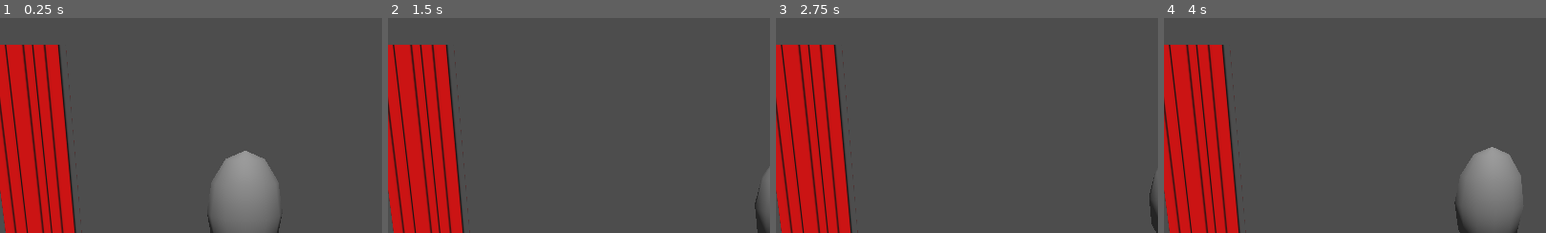
Above: before the commit, frames 1-4 (left to right).
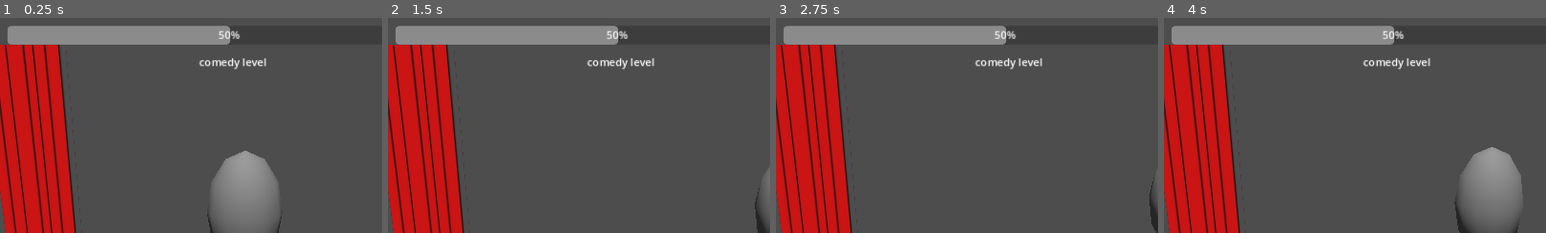
Above: after the commit, the same moments.

Repository: lurppa/barkable
Game: Godot game, scene res://scenes/main.tscn
Two runs of this game, one before a commit and one after it. Both use one fixed random seed, a clock stepped at 60 frames per second and the inputs below.
Inputs (mouse positions are % of the whole screen's width and height, from its top left):
- Up to frame 1 (0.25 s): no input
- Up to frame 2 (1.5 s): tap Enter (ui_accept) at 0.5, 0.77 s; move the mouse to (72, 45) at 0.52 s; hold D (Move Right) 0.53-1.28 s; tap S (Move Front) at 0.6, 1.35 s; move the mouse to (30, 55) at 1.27 s; hold W (Move Back) from 1.28 s (still down)
- Up to frame 3 (2.75 s): tap Enter (ui_accept) at 1.52, 2 s; move the mouse to (60, 28) at 2.02 s; release W (Move Back) at 2.03 s; hold D (Move Right) from 2.03 s (still down); tap S (Move Front) at 2.1 s
- Up to frame 4 (4 s): tap Enter (ui_accept) at 2.75, 3.02, 3.5, 3.77 s; move the mouse to (45, 70) at 2.77 s; tap S (Move Front) at 2.85, 3.6 s; move the mouse to (80, 65) at 3.52 s; release D (Move Right) at 3.53 s; hold A (Move Left) from 3.53 s (still down)
The pictures show only the part of the screen within x 20-70%, y 0-50%; the shares and areas given below are measured in that part.

The runs differ from the first frame. In frame 1, 5.6% of the frame differs, in the area x 2-70%, y 3-24%; in frame 2, 5.6%; in frame 3, 5.6%; in frame 4, 5.6%.

Commit message:
Throw items after dialog

Diff:
--- a/scenes/main.tscn
+++ b/scenes/main.tscn
@@ -1,10 +1,11 @@
-[gd_scene load_steps=10 format=3 uid="uid://ccj2hdg614r6x"]
+[gd_scene load_steps=11 format=3 uid="uid://ccj2hdg614r6x"]
 
 [ext_resource type="Script" path="res://scripts/main.gd" id="1_b1maf"]
 [ext_resource type="Material" uid="uid://cwpb8b3ksvtb4" path="res://art/materials/audienceBillboard.tres" id="2_1141y"]
 [ext_resource type="Material" uid="uid://rxwvnp1r6vaq" path="res://art/materials/curtainBillboard.tres" id="2_obykb"]
 [ext_resource type="PackedScene" uid="uid://nji7udnyfblo" path="res://scenes/stage.tscn" id="2_vo661"]
 [ext_resource type="SpriteFrames" uid="uid://qlsu52cc0ufw" path="res://art/player/textures/bottom_spritesheep.tres" id="5_ynjrs"]
+[ext_resource type="PackedScene" uid="uid://lhydvnatyetp" path="res://scenes/dialog.tscn" id="6_gm7m2"]
 
 [sub_resource type="PlaneMesh" id="PlaneMesh_tgd07"]
 size = Vector2(10, 10)
@@ -49,98 +50,6 @@
 material_override = ExtResource("2_obykb")
 mesh = SubResource("QuadMesh_er3e1")
 
-[node name="Audience3" type="MeshInstance3D" parent="."]
-transform = Transform3D(1, 0, 0, 0, 1, 0, 0, 0, 0.912, 2.34224, 0.669344, -0.906105)
-material_override = ExtResource("2_1141y")
-mesh = SubResource("QuadMesh_er3e1")
-
-[node name="Audience4" type="MeshInstance3D" parent="Audience3"]
-transform = Transform3D(1, 0, 0, 0, 1, 0, 0, 0, 1, -0.85419, 0, 0)
-material_override = ExtResource("2_1141y")
-mesh = SubResource("QuadMesh_er3e1")
-skeleton = NodePath("../..")
-
-[node name="Audience5" type="MeshInstance3D" parent="Audience3"]
-transform = Transform3D(1, 0, 0, 0, 1, 0, 0, 0, 1, -1.83068, 0, 0)
-material_override = ExtResource("2_1141y")
-mesh = SubResource("QuadMesh_er3e1")
-skeleton = NodePath("../..")
-
-[node name="Audience6" type="MeshInstance3D" parent="Audience3"]
-transform = Transform3D(1, 0, 0, 0, 1, 0, 0, 0, 1, 0.89912, 0, 0)
-material_override = ExtResource("2_1141y")
-mesh = SubResource("QuadMesh_er3e1")
-skeleton = NodePath("../..")
-
-[node name="Audience4" type="MeshInstance3D" parent="."]
-transform = Transform3D(1, 0, 0, 0, 1, 0, 0, 0, 0.912, -1.90463, 0.669344, -0.906105)
-material_override = ExtResource("2_1141y")
-mesh = SubResource("QuadMesh_er3e1")
-
-[node name="Audience4" type="MeshInstance3D" parent="Audience4"]
-transform = Transform3D(1, 0, 0, 0, 1, 0, 0, 0, 1, -0.85419, 0, 0)
-material_override = ExtResource("2_1141y")
-mesh = SubResource("QuadMesh_er3e1")
-skeleton = NodePath("../..")
-
-[node name="Audience5" type="MeshInstance3D" parent="Audience4"]
-transform = Transform3D(1, 0, 0, 0, 1, 0, 0, 0, 1, -1.83068, 0, 0)
-material_override = ExtResource("2_1141y")
-mesh = SubResource("QuadMesh_er3e1")
-skeleton = NodePath("../..")
-
-[node name="Audience6" type="MeshInstance3D" parent="Audience4"]
-transform = Transform3D(1, 0, 0, 0, 1, 0, 0, 0, 1, 0.89912, 0, 0)
-material_override = ExtResource("2_1141y")
-mesh = SubResource("QuadMesh_er3e1")
-skeleton = NodePath("../..")
-
-[node name="Audience5" type="MeshInstance3D" parent="."]
-transform = Transform3D(1, 0, 0, 0, 1, 0, 0, 0, 0.912, -2.19206, 0.669344, -0.528721)
-material_override = ExtResource("2_1141y")
-mesh = SubResource("QuadMesh_er3e1")
-
-[node name="Audience4" type="MeshInstance3D" parent="Audience5"]
-transform = Transform3D(1, 0, 0, 0, 1, 0, 0, 0, 1, -0.85419, 0, 0)
-material_override = ExtResource("2_1141y")
-mesh = SubResource("QuadMesh_er3e1")
-skeleton = NodePath("../..")
-
-[node name="Audience5" type="MeshInstance3D" parent="Audience5"]
-transform = Transform3D(1, 0, 0, 0, 1, 0, 0, 0, 1, -1.83068, 0, 0)
-material_override = ExtResource("2_1141y")
-mesh = SubResource("QuadMesh_er3e1")
-skeleton = NodePath("../..")
-
-[node name="Audience6" type="MeshInstance3D" parent="Audience5"]
-transform = Transform3D(1, 0, 0, 0, 1, 0, 0, 0, 1, 0.89912, 0, 0)
-material_override = ExtResource("2_1141y")
-mesh = SubResource("QuadMesh_er3e1")
-skeleton = NodePath("../..")
-
-[node name="Audience6" type="MeshInstance3D" parent="."]
-transform = Transform3D(1, 0, 0, 0, 1, 0, 0, 0, 0.912, 2.61045, 0.669344, -0.528721)
-material_override = ExtResource("2_1141y")
-mesh = SubResource("QuadMesh_er3e1")
-
-[node name="Audience4" type="MeshInstance3D" parent="Audience6"]
-transform = Transform3D(1, 0, 0, 0, 1, 0, 0, 0, 1, -0.85419, 0, 0)
-material_override = ExtResource("2_1141y")
-mesh = SubResource("QuadMesh_er3e1")
-skeleton = NodePath("../..")
-
-[node name="Audience5" type="MeshInstance3D" parent="Audience6"]
-transform = Transform3D(1, 0, 0, 0, 1, 0, 0, 0, 1, -1.83068, 0, 0)
-material_override = ExtResource("2_1141y")
-mesh = SubResource("QuadMesh_er3e1")
-skeleton = NodePath("../..")
-
-[node name="Audience6" type="MeshInstance3D" parent="Audience6"]
-transform = Transform3D(1, 0, 0, 0, 1, 0, 0, 0, 1, 0.89912, 0, 0)
-material_override = ExtResource("2_1141y")
-mesh = SubResource("QuadMesh_er3e1")
-skeleton = NodePath("../..")
-
 [node name="Player" type="Node3D" parent="."]
 transform = Transform3D(0.4, 0, 0, 0, 0.4, 0, 0, 0, 0.4, 0.0183155, 1.29673, -3.4268)
 visible = false
@@ -156,3 +65,103 @@
 
 [node name="ThrowPoint2" type="Node3D" parent="."]
 transform = Transform3D(1, 0, 0, 0, 1, 0, 0, 0, 1, 6, 0, 6.73233)
+
+[node name="Dialog" parent="." instance=ExtResource("6_gm7m2")]
+
+[node name="AudienceImages" type="Node3D" parent="."]
+
+[node name="Audience3" type="MeshInstance3D" parent="AudienceImages"]
+transform = Transform3D(1, 0, 0, 0, 1, 0, 0, 0, 0.912, 2.34224, 0.669344, -0.906105)
+material_override = ExtResource("2_1141y")
+mesh = SubResource("QuadMesh_er3e1")
+skeleton = NodePath("../..")
+
+[node name="Audience4" type="MeshInstance3D" parent="AudienceImages/Audience3"]
+transform = Transform3D(1, 0, 0, 0, 1, 0, 0, 0, 1, -0.85419, 0, 0)
+material_override = ExtResource("2_1141y")
+mesh = SubResource("QuadMesh_er3e1")
+skeleton = NodePath("../../..")
+
+[node name="Audience5" type="MeshInstance3D" parent="AudienceImages/Audience3"]
+transform = Transform3D(1, 0, 0, 0, 1, 0, 0, 0, 1, -1.83068, 0, 0)
+material_override = ExtResource("2_1141y")
+mesh = SubResource("QuadMesh_er3e1")
+skeleton = NodePath("../../..")
+
+[node name="Audience6" type="MeshInstance3D" parent="AudienceImages/Audience3"]
+transform = Transform3D(1, 0, 0, 0, 1, 0, 0, 0, 1, 0.89912, 0, 0)
+material_override = ExtResource("2_1141y")
+mesh = SubResource("QuadMesh_er3e1")
+skeleton = NodePath("../../..")
+
+[node name="Audience4" type="MeshInstance3D" parent="AudienceImages"]
+transform = Transform3D(1, 0, 0, 0, 1, 0, 0, 0, 0.912, -1.90463, 0.669344, -0.906105)
+material_override = ExtResource("2_1141y")
+mesh = SubResource("QuadMesh_er3e1")
+skeleton = NodePath("../..")
+
+[node name="Audience4" type="MeshInstance3D" parent="AudienceImages/Audience4"]
+transform = Transform3D(1, 0, 0, 0, 1, 0, 0, 0, 1, -0.85419, 0, 0)
+material_override = ExtResource("2_1141y")
+mesh = SubResource("QuadMesh_er3e1")
+skeleton = NodePath("../../..")
+
+[node name="Audience5" type="MeshInstance3D" parent="AudienceImages/Audience4"]
+transform = Transform3D(1, 0, 0, 0, 1, 0, 0, 0, 1, -1.83068, 0, 0)
+material_override = ExtResource("2_1141y")
+mesh = SubResource("QuadMesh_er3e1")
+skeleton = NodePath("../../..")
+
+[node name="Audience6" type="MeshInstance3D" parent="AudienceImages/Audience4"]
+transform = Transform3D(1, 0, 0, 0, 1, 0, 0, 0, 1, 0.89912, 0, 0)
+material_override = ExtResource("2_1141y")
+mesh = SubResource("QuadMesh_er3e1")
+skeleton = NodePath("../../..")
+
+[node name="Audience5" type="MeshInstance3D" parent="AudienceImages"]
+transform = Transform3D(1, 0, 0, 0, 1, 0, 0, 0, 0.912, -2.19206, 0.669344, -0.528721)
+material_override = ExtResource("2_1141y")
+mesh = SubResource("QuadMesh_er3e1")
+skeleton = NodePath("../..")
+
+[node name="Audience4" type="MeshInstance3D" parent="AudienceImages/Audience5"]
+transform = Transform3D(1, 0, 0, 0, 1, 0, 0, 0, 1, -0.85419, 0, 0)
+material_override = ExtResource("2_1141y")
+mesh = SubResource("QuadMesh_er3e1")
+skeleton = NodePath("../../..")
+
+[node name="Audience5" type="MeshInstance3D" parent="AudienceImages/Audience5"]
+transform = Transform3D(1, 0, 0, 0, 1, 0, 0, 0, 1, -1.83068, 0, 0)
+material_override = ExtResource("2_1141y")
+mesh = SubResource("QuadMesh_er3e1")
+skeleton = NodePath("../../..")
+
+[node name="Audience6" type="MeshInstance3D" parent="AudienceImages/Audience5"]
+transform = Transform3D(1, 0, 0, 0, 1, 0, 0, 0, 1, 0.89912, 0, 0)
+material_override = ExtResource("2_1141y")
+mesh = SubResource("QuadMesh_er3e1")
+skeleton = NodePath("../../..")
+
+[node name="Audience6" type="MeshInstance3D" parent="AudienceImages"]
+transform = Transform3D(1, 0, 0, 0, 1, 0, 0, 0, 0.912, 2.61045, 0.669344, -0.528721)
+material_override = ExtResource("2_1141y")
+mesh = SubResource("QuadMesh_er3e1")
+skeleton = NodePath("../..")
+
+[node name="Audience4" type="MeshInstance3D" parent="AudienceImages/Audience6"]
+transform = Transform3D(1, 0, 0, 0, 1, 0, 0, 0, 1, -0.85419, 0, 0)
+material_override = ExtResource("2_1141y")
+mesh = SubResource("QuadMesh_er3e1")
+skeleton = NodePath("../../..")
+
+[node name="Audience5" type="MeshInstance3D" parent="AudienceImages/Audience6"]
+transform = Transform3D(1, 0, 0, 0, 1, 0, 0, 0, 1, -1.83068, 0, 0)
+material_override = ExtResource("2_1141y")
+mesh = SubResource("QuadMesh_er3e1")
+skeleton = NodePath("../../..")
+
+[node name="Audience6" type="MeshInstance3D" parent="AudienceImages/Audience6"]
+transform = Transform3D(1, 0, 0, 0, 1, 0, 0, 0, 1, 0.89912, 0, 0)
+material_override = ExtResource("2_1141y")
+mesh = SubResource("QuadMesh_er3e1")
+skeleton = NodePath("../../..")
--- a/scripts/dialog_controller.gd
+++ b/scripts/dialog_controller.gd
@@ -6,7 +6,7 @@
 	$ButtonHolder/BadDialogButton.pressed.connect(bad_button_pressed)
 	$ComedyLevel.value = 50
 	$ButtonHolder.visible = false
-	start_timer()
+	show_dialog_with_timer()
 
 
 func _on_timer_timeout():
@@ -16,14 +16,16 @@
 	print('good was pressed')
 	$ButtonHolder.visible = false
 	$ComedyLevel.value += 1
-	start_timer()
+	$"../Stage".throw_multiple_items()
+	show_dialog_with_timer()
 
 
 func bad_button_pressed():
 	print('bad was pressed')
 	$ButtonHolder.visible = false
 	$ComedyLevel.value -= 1
-	start_timer()
+	$"../Stage".throw_multiple_items()
+	show_dialog_with_timer()
 
-func start_timer():
-	get_tree().create_timer(3).connect("timeout", _on_timer_timeout)
+func show_dialog_with_timer():
+	get_tree().create_timer(5).connect("timeout", _on_timer_timeout)
--- a/scripts/main.gd
+++ b/scripts/main.gd
@@ -7,6 +7,7 @@
 
 func _ready():
 	await get_tree().create_timer(5.0).timeout
-	stage.throw_items = true
-	await get_tree().create_timer(2.0).timeout
-	stage.throw_items = false
+	#await get_tree().create_timer(5.0).timeout
+	#stage.throw_items = true
+	#await get_tree().create_timer(2.0).timeout
+	#stage.throw_items = false
--- a/scripts/stage.gd
+++ b/scripts/stage.gd
@@ -11,17 +11,21 @@
 	set(val):
 		throw_items = val
 		if is_node_ready():
-			_timeout()
+			throw_multiple_items()
 
 @onready var player = get_node(player_path)
 @onready var throw_point1 = get_node(throw_point1_path)
 @onready var throw_point2 = get_node(throw_point2_path)
 
 
-func _timeout():
-	if throw_items:
-		throw_item()
-		get_tree().create_timer(1.0).connect("timeout", _timeout)
+func throw_multiple_items():
+	start_throwing(5)
+
+
+func start_throwing(count_of_items:int):
+	for i in range(count_of_items):
+		print(str(i) + ' toss')
+		get_tree().create_timer(float(i/2)).connect("timeout", throw_item)
 
 
 func throw_item():
--- a/scripts/thrown_item.gd
+++ b/scripts/thrown_item.gd
@@ -3,6 +3,6 @@
 
 const ALIVE_FOR = 5.0
 
-# Called when the node enters the scene tree for the first time.
+# Timer to make the thrown item disappear after initialisation
 func _ready():
 	get_tree().create_timer(ALIVE_FOR).connect("timeout", queue_free)
Not shown, removed: art/Textures/New Bitmap image.bmp
